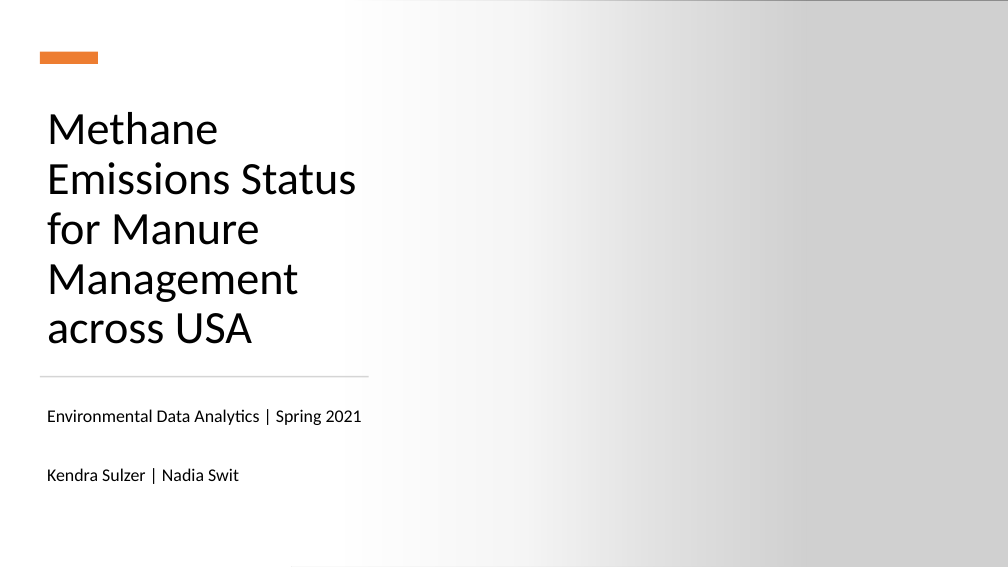
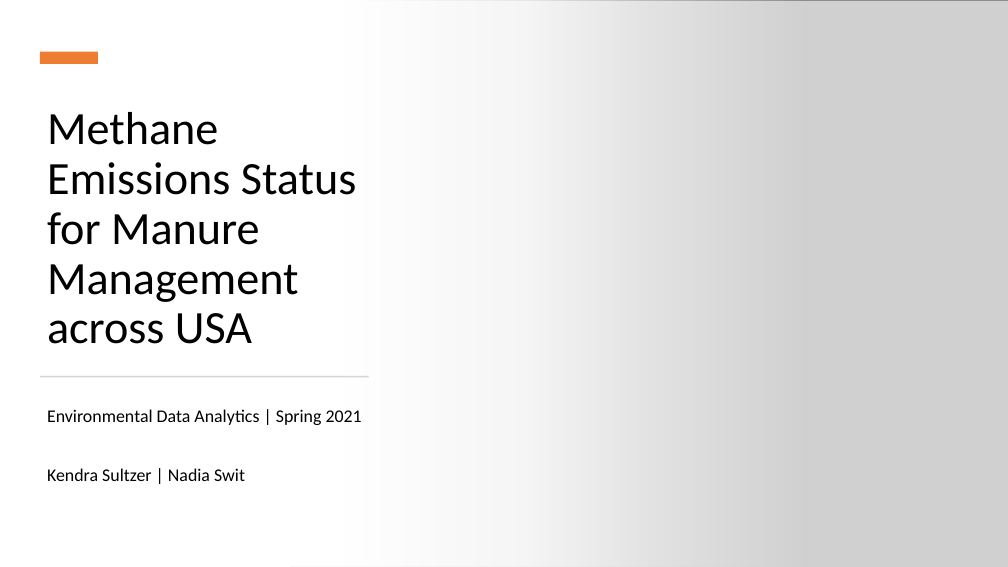
Before and after one commit to sultzerk/SultzerSwit_ENV872_EDA_FinalProject, a slide deck: slide 1 of Project/Sultzer_Swit_Methane.pptx. Drawn at 1008x567 pixels with LibreOffice and Linux fonts; fonts in the diff are those of the drawing; grey boxes stand for pictures. Boxes give left, top, right and bottom in pixels: in the first picture for what was removed or moved away, otherwise in the second. Text is boxed around its words. In the diff, an @@ line names an element or a change of style, - is before the commit and + after.

```diff
--- a/Project/Sultzer_Swit_Methane.pptx
+++ b/Project/Sultzer_Swit_Methane.pptx
@@ subtitle at [47, 468, 245, 481]: text changed @@
-Kendra Sulzer | Nadia Swit
+Kendra Sultzer | Nadia Swit
```
Also in this commit, not shown: 3 other slides changed, 6 slides added, 4 slides removed, 8 other files.
